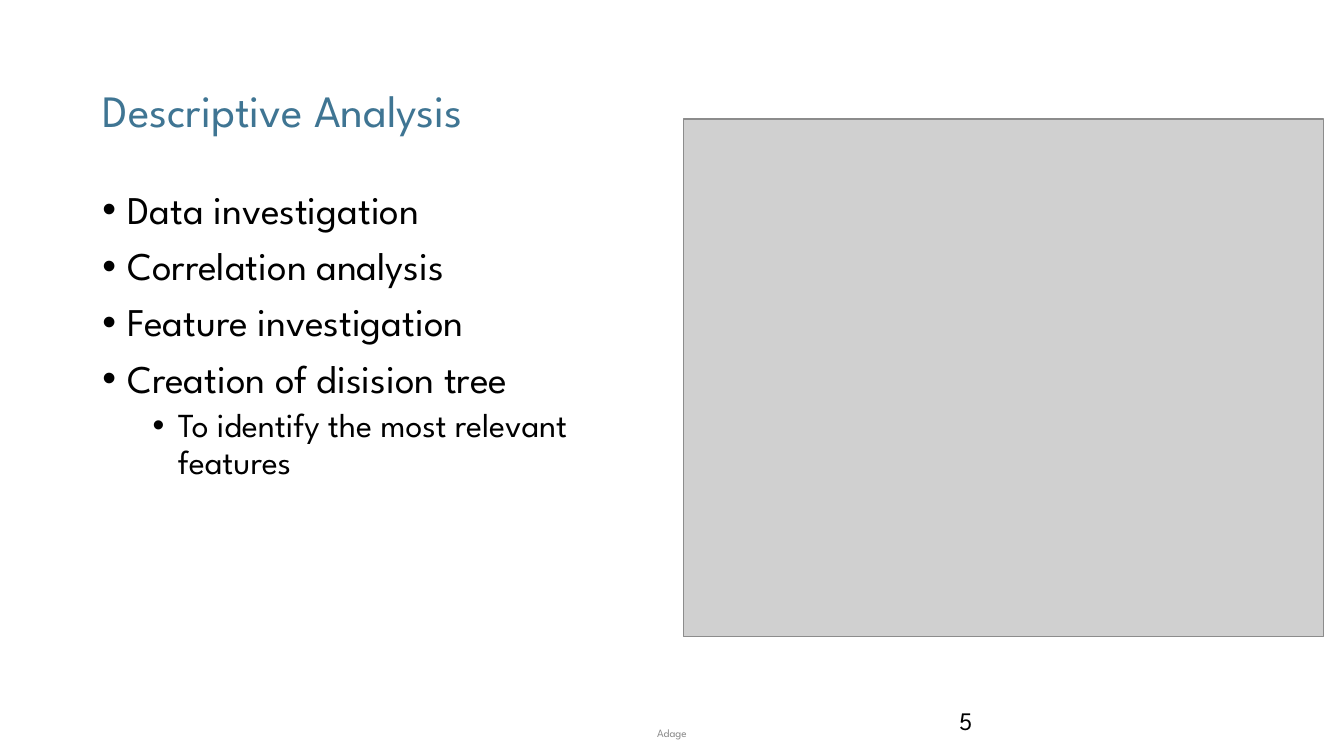
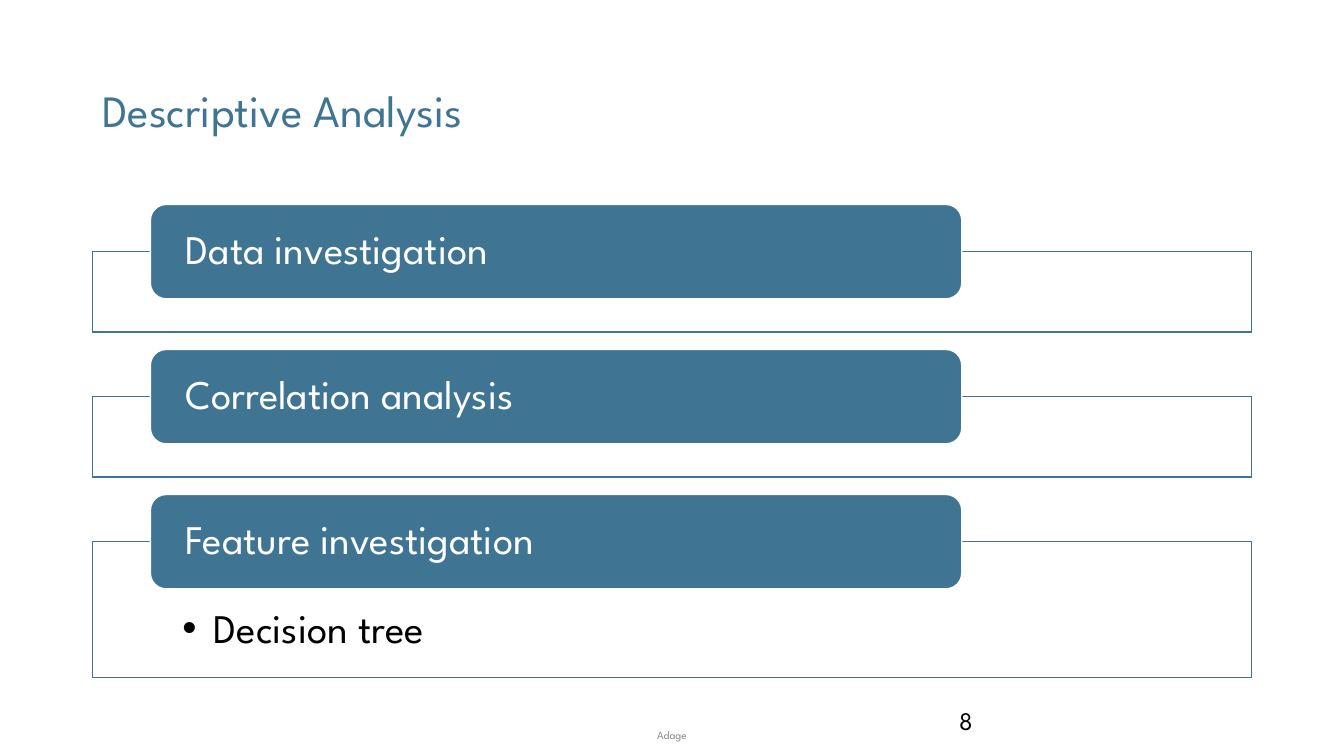
Before and after one commit to mnikolop/case1-bank, a slide deck: slide 8 of presentations/Deliverable.pptx (slide 5 before the commit). Drawn at 1344x756 pixels with LibreOffice and Linux fonts; fonts in the diff are those of the drawing; grey boxes stand for pictures; background and template pictures are left out. Boxes give left, top, right and bottom in pixels: in the first picture for what was removed or moved away, otherwise in the second. Text is boxed around its words. In the diff, an @@ line names an element or a change of style, - is before the commit and + after.

```diff
--- a/presentations/Deliverable.pptx
+++ b/presentations/Deliverable.pptx
@@ picture removed at (684, 119, 1324, 637) @@
@@ text removed at (128, 198, 567, 475) @@
-• Data investigation
-• Correlation analysis
-• Feature investigation
-• Creation of disision tree
-  • To identify the most relevant features
@@ group added at (93, 205, 1252, 678): 4 texts, 3 rectangles, 3 rounded rectangles @@
+Data investigation
+Correlation analysis
+  • Decision tree
+Feature investigation
@@ page number at (959, 713, 973, 731): text changed @@
-5
+8
```
Also in this commit, not shown: 2 other slides changed, 10 slides added, 6 slides removed, 5 other files.
